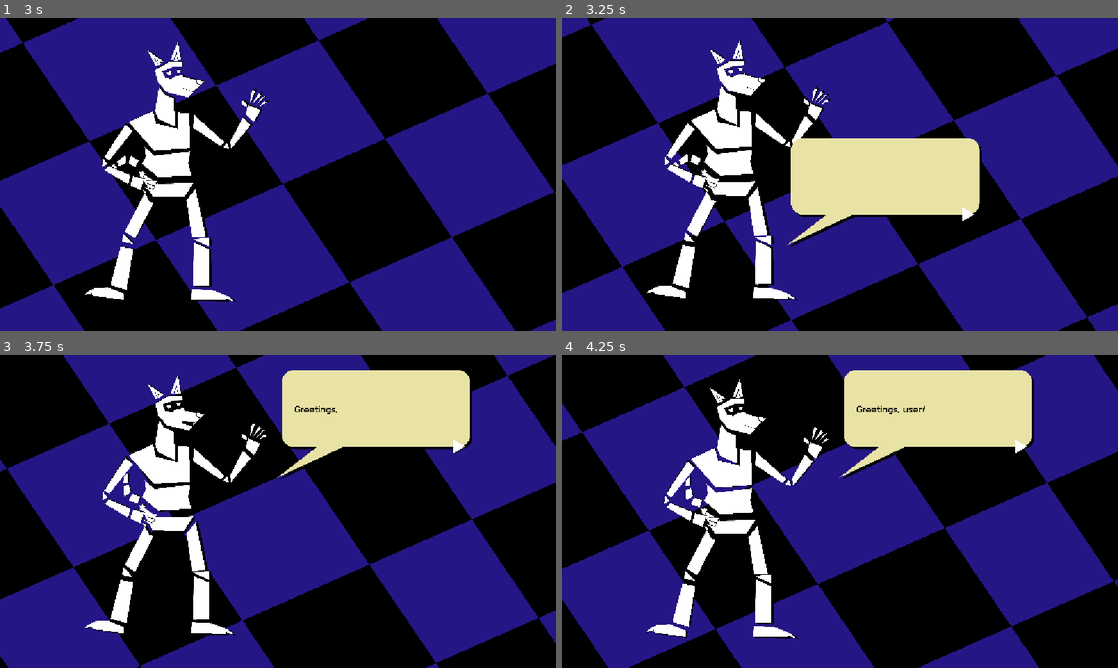
Above: before the commit, frames 1-4 (two rows, left to right).
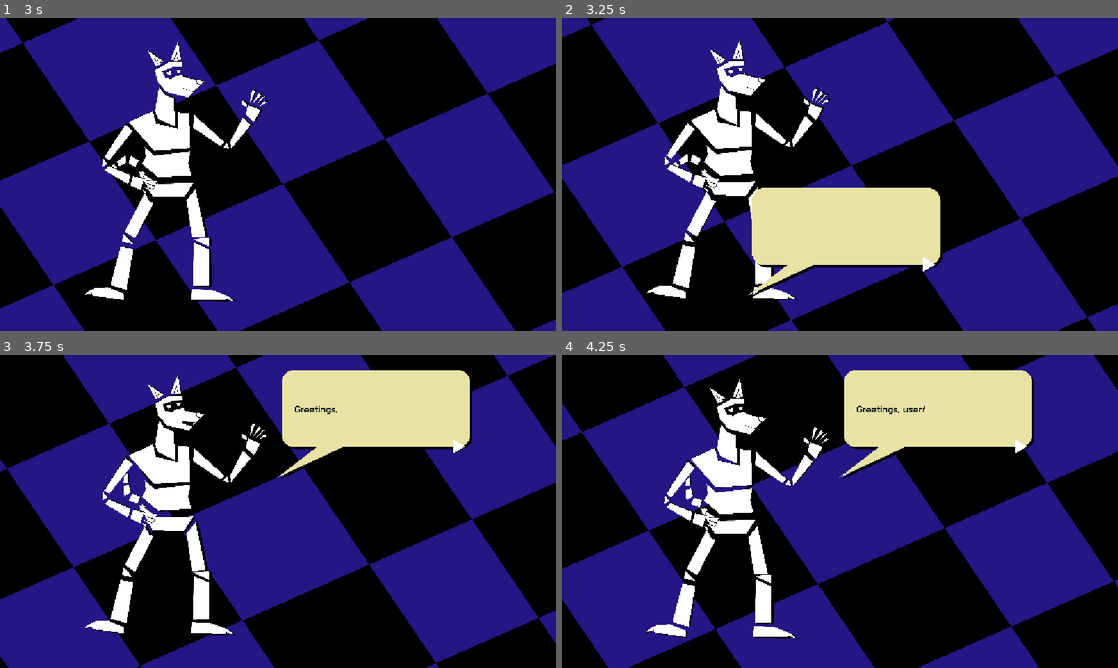
Above: after the commit, the same moments.

Repository: AlejandroCiuba/color-picker-game
Game: Godot game, scene res://scenes/levels/level.tscn
The game is run twice, just before and just after one commit, with the same random seed, the same clock (stepped at 60 frames per second) and the same inputs.
Inputs (mouse positions are in pixels of both pictures, inside the frame that each line leads up to; where the layout moved, square brackets give the same spot in the first picture):
- Up to frame 1 (3 s): click "Select" at 0.5 s; click "Start" at 1.25 s; click "Start" at 2 s; click "Select" at 2.75 s
- Up to frame 2 (3.25 s): no input
- Up to frame 3 (3.75 s): click (478, 420) [467, 426] at 3.5 s
- Up to frame 4 (4.25 s): no input

Frame 1 is identical in both runs. In frame 2, 12% of the frame differs, in the area x 33-76%, y 38-89%; in frame 3, less than 0.1%; in frame 4, less than 0.1%.

Commit message:
Used tween library to do code cleanup on level and color overlay; made color overlay a control

Diff:
--- a/scenes/levels/level.gd
+++ b/scenes/levels/level.gd
@@ -3,76 +3,57 @@
 var color_saved: bool = false
 
 @onready var hex_code_container: PanelContainer = %HexCodeContainer
+@onready var hex_tweens: TweenLibrary = %HexTweenLibrary
 @onready var hex_code: RichTextLabel = %HexCode
+
 @onready var casper: Character = %Casper
+@onready var casper_tweens: TweenLibrary = %CasperTweenLibrary
+
 @onready var dialog: DialogDisplay = %CasperDialog
+@onready var dialog_tweens: TweenLibrary = %DialogTweenLibrary
+
 @onready var color_picker: ColorOverlay = %ColorOverlay
+@onready var color_tweens: TweenLibrary = %ColorTweenLibrary
 
 
 func tween_hex_code_appear() -> void:
-	var tween: Tween = create_tween()
-	tween.set_trans(Tween.TRANS_BACK).set_ease(Tween.EASE_IN_OUT)
-	tween.tween_property(hex_code_container, "offset_transform_position", Vector2(0.0, 0.0), 0.75).from_current()
+	await hex_tweens.appear()
 	dialog.dialog_server.next_line()
 
 
-
 func tween_color_picker_appear() -> void:
-	await color_picker.tween_color_picker_appear()
+	await color_tweens.appear()
 	dialog.dialog_server.next_line()
 
 
 func tween_dialog_game_position() -> void:
-
-	var tween: Tween = create_tween()
-	tween.set_trans(Tween.TRANS_BACK).set_ease(Tween.EASE_IN_OUT)
-	tween.tween_property(dialog, "position", Vector2(246.0, 227.0), 0.75).from_current()
+	await dialog_tweens.move(dialog.position, Vector2(246.0, 227.0))
 	dialog.dialog_server.next_line()
 
 
 func tween_dialog_appear() -> void:
-
-	var tween: Tween = create_tween()
-	tween.set_trans(Tween.TRANS_BACK).set_ease(Tween.EASE_IN_OUT)
-	tween.tween_property(dialog, "position", Vector2(574.0, 31.0), 0.75).from_current()
-	await tween.finished
+	await dialog_tweens.appear()
 	dialog.dialog_server.next_line()
 
 
 func tween_dialog_disappear() -> void:
-
-	var tween: Tween = create_tween()
-	tween.set_trans(Tween.TRANS_BACK).set_ease(Tween.EASE_IN_OUT)
-	tween.tween_property(dialog, "position", Vector2(1000.0, 1000.0), 0.75).from_current()
-	await tween.finished
+	await dialog_tweens.move(dialog.position, Vector2(1000.0, 1000.0))
 
 
 func tween_casper_appear() -> void:
-
-	var tween: Tween = create_tween()
-	tween.set_trans(Tween.TRANS_BACK).set_ease(Tween.EASE_IN_OUT)
-	tween.tween_property(casper, "position", Vector2(344.0, 282.0), 0.75).from_current()
-	await tween.finished
+	await casper_tweens.appear()
 	casper._tween_animation()
 	dialog.dialog_server.next_line()
 
 
 func tween_casper_disappear() -> void:
-
-	var tween: Tween = create_tween()
-	tween.set_trans(Tween.TRANS_BACK).set_ease(Tween.EASE_IN_OUT)
-	tween.tween_property(casper, "position", Vector2(1000.0, 1000.0), 0.75).from_current()
-	await tween.finished
+	await casper_tweens.disappear()
 	casper._tween_animation()
 	dialog.dialog_server.next_line()
 
 
 func tween_casper_game_position() -> void:
-
-	var tween: Tween = create_tween()
-	tween.set_trans(Tween.TRANS_BACK).set_ease(Tween.EASE_IN_OUT)
-	tween.tween_property(casper, "position", Vector2(147.0, 588.0), 0.75).from_current()
-	await tween.finished
+	await casper_tweens.move(casper.position, Vector2(147.0, 588.0))
 	casper._tween_animation()
 
 
@@ -105,6 +86,4 @@
 
 
 func _ready() -> void:
-	hex_code_container.offset_transform_enabled = true
-	hex_code_container.offset_transform_position.y = 1000.0
 	casper.change_color(Color.WHITE)
--- a/scenes/levels/level.tscn
+++ b/scenes/levels/level.tscn
@@ -8,6 +8,7 @@
 [ext_resource type="PackedScene" uid="uid://ingvnj6cyb5s" path="res://scenes/ui/menus/start_menu.tscn" id="5_urvlt"]
 [ext_resource type="PackedScene" uid="uid://uo5dgu7nt7cg" path="res://scenes/ui/menus/options_menu.tscn" id="6_d4w6o"]
 [ext_resource type="PackedScene" uid="uid://b03gs86m5gpyq" path="res://scenes/ui/menus/credits_menu.tscn" id="7_mbbpy"]
+[ext_resource type="PackedScene" uid="uid://bjpra0ucrewws" path="res://scenes/ents/tween_library.tscn" id="9_icy5c"]
 
 [sub_resource type="ShaderMaterial" id="ShaderMaterial_gilq1"]
 shader = ExtResource("3_d4w6o")
@@ -49,18 +50,20 @@
 
 [node name="GameCanvases" type="Node" parent="." unique_id=1226046488]
 
-[node name="ColorOverlay" parent="GameCanvases" unique_id=580025203 instance=ExtResource("4_ouxo3")]
+[node name="CanvasLayer" type="CanvasLayer" parent="GameCanvases" unique_id=1511436005]
+
+[node name="ColorOverlay" parent="GameCanvases/CanvasLayer" unique_id=580025203 instance=ExtResource("4_ouxo3")]
 unique_name_in_owner = true
 
 [node name="Dialog" type="CanvasLayer" parent="GameCanvases" unique_id=1151189233]
 
 [node name="CasperDialog" parent="GameCanvases/Dialog" unique_id=508246194 instance=ExtResource("5_ouxo3")]
 unique_name_in_owner = true
-offset_left = 246.0
-offset_top = 685.0
-offset_right = 246.0
-offset_bottom = 685.0
+offset_top = 1000.0
+offset_right = 0.00024414063
+offset_bottom = 1000.0
 scale = Vector2(0.35130125, 0.35130125)
+offset_transform_position = Vector2(250, 2000)
 
 [node name="HexCode" type="CanvasLayer" parent="GameCanvases" unique_id=1174069047]
 
@@ -115,8 +118,34 @@
 [node name="CreditsMenu" parent="MenuCanvases" unique_id=1877508348 node_paths=PackedStringArray("start_menu") instance=ExtResource("7_mbbpy")]
 start_menu = NodePath("../StartMenu")
 
-[connection signal="color_changed" from="GameCanvases/ColorOverlay" to="." method="_on_color_overlay_color_changed"]
-[connection signal="color_selected" from="GameCanvases/ColorOverlay" to="." method="_on_color_overlay_color_selected"]
+[node name="Tweens" type="Node" parent="." unique_id=1951744689]
+
+[node name="CasperTweenLibrary" parent="Tweens" unique_id=1660095 node_paths=PackedStringArray("node") instance=ExtResource("9_icy5c")]
+unique_name_in_owner = true
+node = NodePath("../../Casper")
+use_position = true
+start_position = Vector2(-131.99998, 796)
+end_position = Vector2(344, 282)
+
+[node name="DialogTweenLibrary" parent="Tweens" unique_id=385624683 node_paths=PackedStringArray("node") instance=ExtResource("9_icy5c")]
+unique_name_in_owner = true
+node = NodePath("../../GameCanvases/Dialog/CasperDialog")
+use_position = true
+start_position = Vector2(0, 1000)
+end_position = Vector2(574, 31)
+
+[node name="ColorTweenLibrary" parent="Tweens" unique_id=598141427 node_paths=PackedStringArray("node") instance=ExtResource("9_icy5c")]
+unique_name_in_owner = true
+node = NodePath("../../GameCanvases/CanvasLayer/ColorOverlay")
+start_position = Vector2(1000, 0)
+
+[node name="HexTweenLibrary" parent="Tweens" unique_id=1269235534 node_paths=PackedStringArray("node") instance=ExtResource("9_icy5c")]
+unique_name_in_owner = true
+node = NodePath("../../GameCanvases/HexCode/HexCodeControl/HexCodeContainer")
+start_position = Vector2(0, 1000)
+
+[connection signal="color_changed" from="GameCanvases/CanvasLayer/ColorOverlay" to="." method="_on_color_overlay_color_changed"]
+[connection signal="color_selected" from="GameCanvases/CanvasLayer/ColorOverlay" to="." method="_on_color_overlay_color_selected"]
 [connection signal="game_started" from="MenuCanvases/StartMenu" to="." method="_on_game_started"]
 [connection signal="game_started" from="MenuCanvases/OptionsMenu" to="." method="_on_game_started"]
 [connection signal="game_started" from="MenuCanvases/CreditsMenu" to="." method="_on_game_started"]
--- a/scenes/ui/overlays/color_overlay.gd
+++ b/scenes/ui/overlays/color_overlay.gd
@@ -1,32 +1,20 @@
 class_name ColorOverlay
-extends CanvasLayer
+extends Control
 
 signal color_selected(color: Color)
 signal color_changed(color: Color)
 
 
-func tween_color_picker_appear() -> void:
-	var tween: Tween = create_tween()
-	tween.set_trans(Tween.TRANS_BACK).set_ease(Tween.EASE_IN_OUT)
-	tween.set_parallel(true)
-	tween.tween_property(%ColorControl, "offset_transform_position:x", 0.0, 0.75).from_current()
-	await tween.finished
-
-
 func tween_color_picker_active() -> void:
-	%ColorControl.mouse_behavior_recursive = Control.MOUSE_BEHAVIOR_ENABLED
+	mouse_behavior_recursive = Control.MOUSE_BEHAVIOR_ENABLED
 
 
 func tween_color_picker_inactive() -> void:
-	%ColorControl.mouse_behavior_recursive = Control.MOUSE_BEHAVIOR_DISABLED
+	mouse_behavior_recursive = Control.MOUSE_BEHAVIOR_DISABLED
 
 
 func tween_select_button_appear() -> void:
-	var tween: Tween = create_tween()
-	tween.set_trans(Tween.TRANS_BACK).set_ease(Tween.EASE_IN_OUT)
-	tween.set_parallel(true)
-	tween.tween_property(%SelectColor, "offset_transform_position:y", 0.0, 0.75).from_current()
-	await tween.finished
+	await %SelectTweenLibrary.appear()
 
 
 func _on_select_color_pressed() -> void:
@@ -39,7 +27,3 @@
 
 func _ready() -> void:
 	tween_color_picker_inactive()
-	%ColorControl.offset_transform_enabled = true
-	%ColorControl.offset_transform_position.x = 1000.0
-	%SelectColor.offset_transform_enabled = true
-	%SelectColor.offset_transform_position.y = 1000.0
--- a/scenes/ui/overlays/color_overlay.tscn
+++ b/scenes/ui/overlays/color_overlay.tscn
@@ -2,22 +2,20 @@
 
 [ext_resource type="Script" uid="uid://boyo43cr57gwn" path="res://scenes/ui/overlays/color_overlay.gd" id="1_npgsh"]
 [ext_resource type="Script" uid="uid://rhi57vlt36pi" path="res://scenes/ui/overlays/animated_button.gd" id="1_tbcpk"]
+[ext_resource type="PackedScene" uid="uid://bjpra0ucrewws" path="res://scenes/ents/tween_library.tscn" id="3_g3rcg"]
 
-[node name="ColorOverlay" type="CanvasLayer" unique_id=580025203]
-script = ExtResource("1_npgsh")
-
-[node name="ColorControl" type="Control" parent="." unique_id=651484705]
-unique_name_in_owner = true
+[node name="ColorOverlay" type="Control" unique_id=651484705]
 layout_mode = 3
 anchors_preset = 15
 anchor_right = 1.0
 anchor_bottom = 1.0
 grow_horizontal = 2
 grow_vertical = 2
+script = ExtResource("1_npgsh")
 metadata/_edit_lock_ = true
 metadata/_edit_group_ = true
 
-[node name="MarginContainer" type="MarginContainer" parent="ColorControl" unique_id=1764709176]
+[node name="MarginContainer" type="MarginContainer" parent="." unique_id=1764709176]
 layout_mode = 1
 anchors_preset = 15
 anchor_right = 1.0
@@ -26,12 +24,12 @@
 grow_vertical = 2
 theme_override_constants/margin_left = 700
 
-[node name="VBoxContainer" type="VBoxContainer" parent="ColorControl/MarginContainer" unique_id=1697001195]
+[node name="VBoxContainer" type="VBoxContainer" parent="MarginContainer" unique_id=1697001195]
 layout_mode = 2
 size_flags_vertical = 4
 theme_override_constants/separation = 24
 
-[node name="ColorPicker" type="ColorPicker" parent="ColorControl/MarginContainer/VBoxContainer" unique_id=1075775424]
+[node name="ColorPicker" type="ColorPicker" parent="MarginContainer/VBoxContainer" unique_id=1075775424]
 unique_name_in_owner = true
 layout_mode = 2
 size_flags_horizontal = 4
@@ -47,7 +45,7 @@
 hex_visible = false
 presets_visible = false
 
-[node name="SelectColor" type="Button" parent="ColorControl/MarginContainer/VBoxContainer" unique_id=1212291034]
+[node name="SelectColor" type="Button" parent="MarginContainer/VBoxContainer" unique_id=1212291034]
 unique_name_in_owner = true
 layout_mode = 2
 size_flags_horizontal = 4
@@ -58,5 +56,10 @@
 script = ExtResource("1_tbcpk")
 metadata/_custom_type_script = "uid://rhi57vlt36pi"
 
-[connection signal="color_changed" from="ColorControl/MarginContainer/VBoxContainer/ColorPicker" to="." method="_on_color_picker_color_changed"]
-[connection signal="pressed" from="ColorControl/MarginContainer/VBoxContainer/SelectColor" to="." method="_on_select_color_pressed"]
+[node name="SelectTweenLibrary" parent="." unique_id=1660095 node_paths=PackedStringArray("node") instance=ExtResource("3_g3rcg")]
+unique_name_in_owner = true
+node = NodePath("../MarginContainer/VBoxContainer/SelectColor")
+start_position = Vector2(0, 1000)
+
+[connection signal="color_changed" from="MarginContainer/VBoxContainer/ColorPicker" to="." method="_on_color_picker_color_changed"]
+[connection signal="pressed" from="MarginContainer/VBoxContainer/SelectColor" to="." method="_on_select_color_pressed"]
